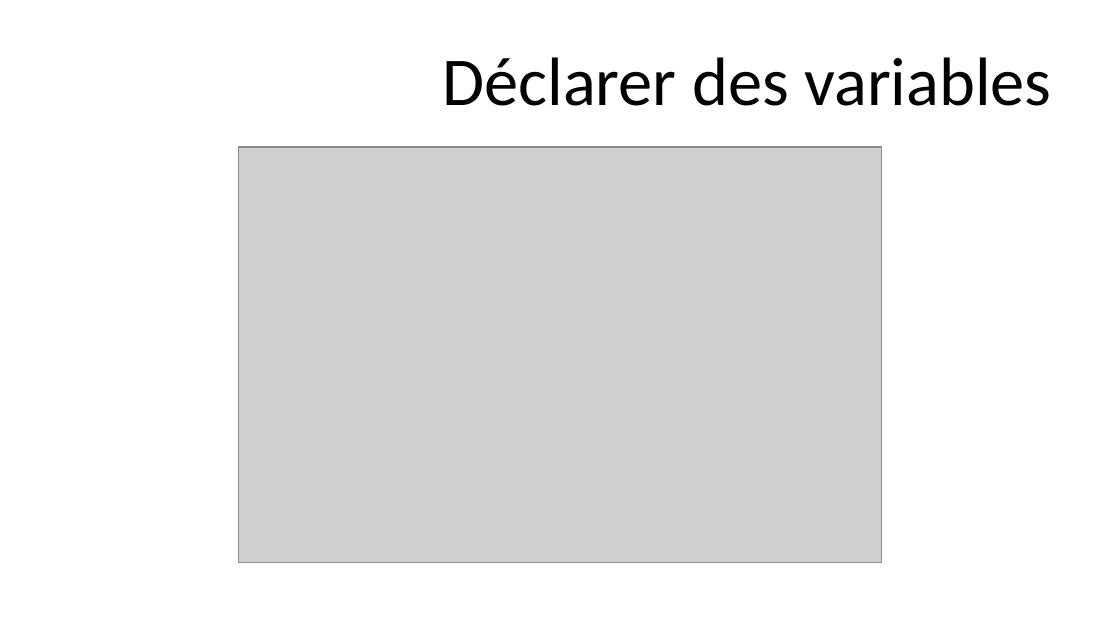
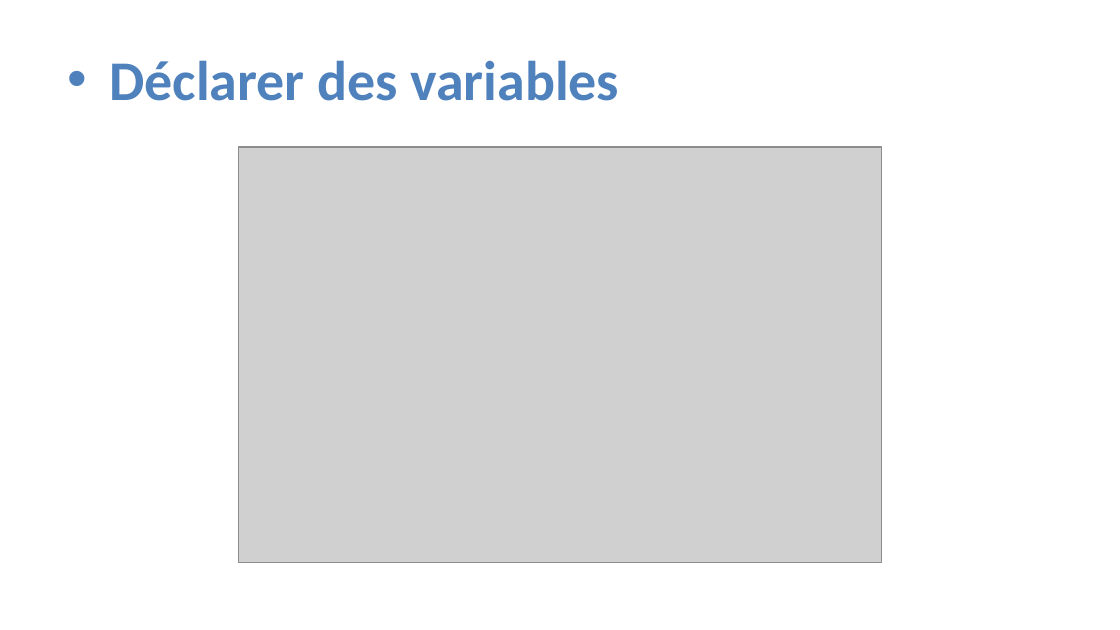
Before and after one commit to julienPalleau/Udemy, a slide deck: slide 56 of PythonParLaPratique 101 exercices/Python in 90 minutes [Enregistrement automatique].pptx (slide 55 before the commit). Drawn at 1120x630 pixels with LibreOffice and Linux fonts; fonts in the diff are those of the drawing; grey boxes stand for pictures. Boxes give left, top, right and bottom in pixels: in the first picture for what was removed or moved away, otherwise in the second. Text is boxed around its words. In the diff, an @@ line names an element or a change of style, - is before the commit and + after.

```diff
--- a/PythonParLaPratique 101 exercices/Python in 90 minutes [Enregistrement automatique].pptx
+++ b/PythonParLaPratique 101 exercices/Python in 90 minutes [Enregistrement automatique].pptx
@@ title "Déclarer des variables" at (109, 60, 620, 101): size 44 to 36 pt, text colour #000000 to #4F81BD, bold on; alignment right to left; bullet none to •; more space between paragraphs @@
```
Also in this commit, not shown: 49 other slides changed, 1 slide added, 4 other files.
